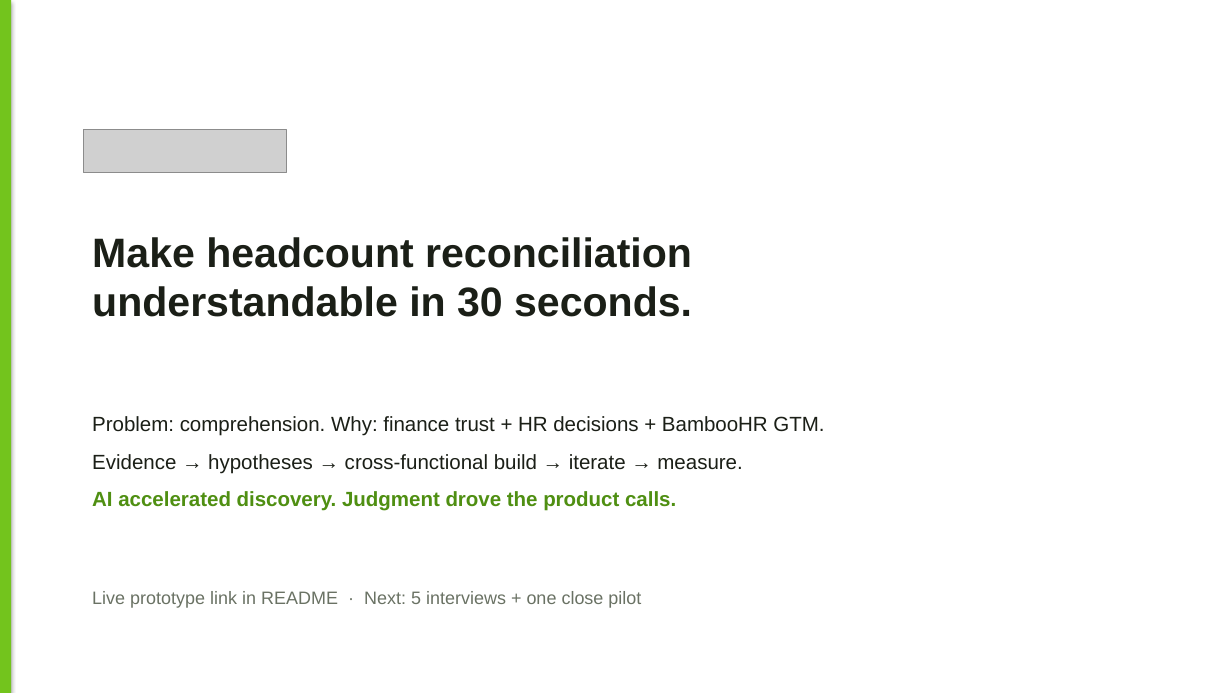
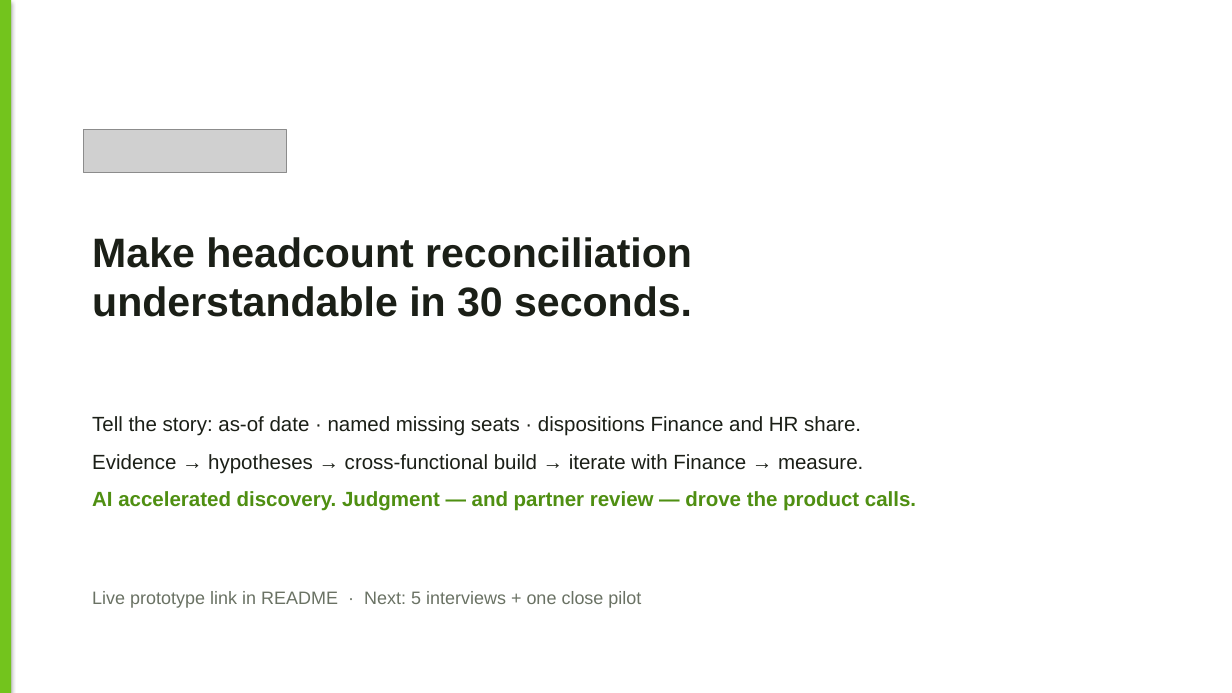
Before and after one commit to Brigdawg/Headcount-Reconciliation, a slide deck: slide 13 of deck/Headcount_Control_Tower_Case_Study.pptx. Drawn at 1232x693 pixels with LibreOffice and Linux fonts; fonts in the diff are those of the drawing; grey boxes stand for pictures. Boxes give left, top, right and bottom in pixels: in the first picture for what was removed or moved away, otherwise in the second. Text is boxed around its words. In the diff, an @@ line names an element or a change of style, - is before the commit and + after.

Commit message:
Incorporate Finance partner feedback into prototype and deck.
Name missing seats and as-of dates, add not-backfilling and pivot dispositions, drop contractors, and lead with the variance story for Finance and HR.

```diff
--- a/deck/Headcount_Control_Tower_Case_Study.pptx
+++ b/deck/Headcount_Control_Tower_Case_Study.pptx
@@ text at <box>92,416,916,511</box>: text changed @@
-Problem: comprehension. Why: finance trust + HR decisions + BambooHR GTM.
-Evidence → hypotheses → cross-functional build → iterate → measure.
-AI accelerated discovery. Judgment drove the product calls.
+Tell the story: as-of date · named missing seats · dispositions Finance and HR share.
+Evidence → hypotheses → cross-functional build → iterate with Finance → measure.
+AI accelerated discovery. Judgment — and partner review — drove the product calls.
```
Also in this commit, not shown: 6 other slides changed, 5 other files.
